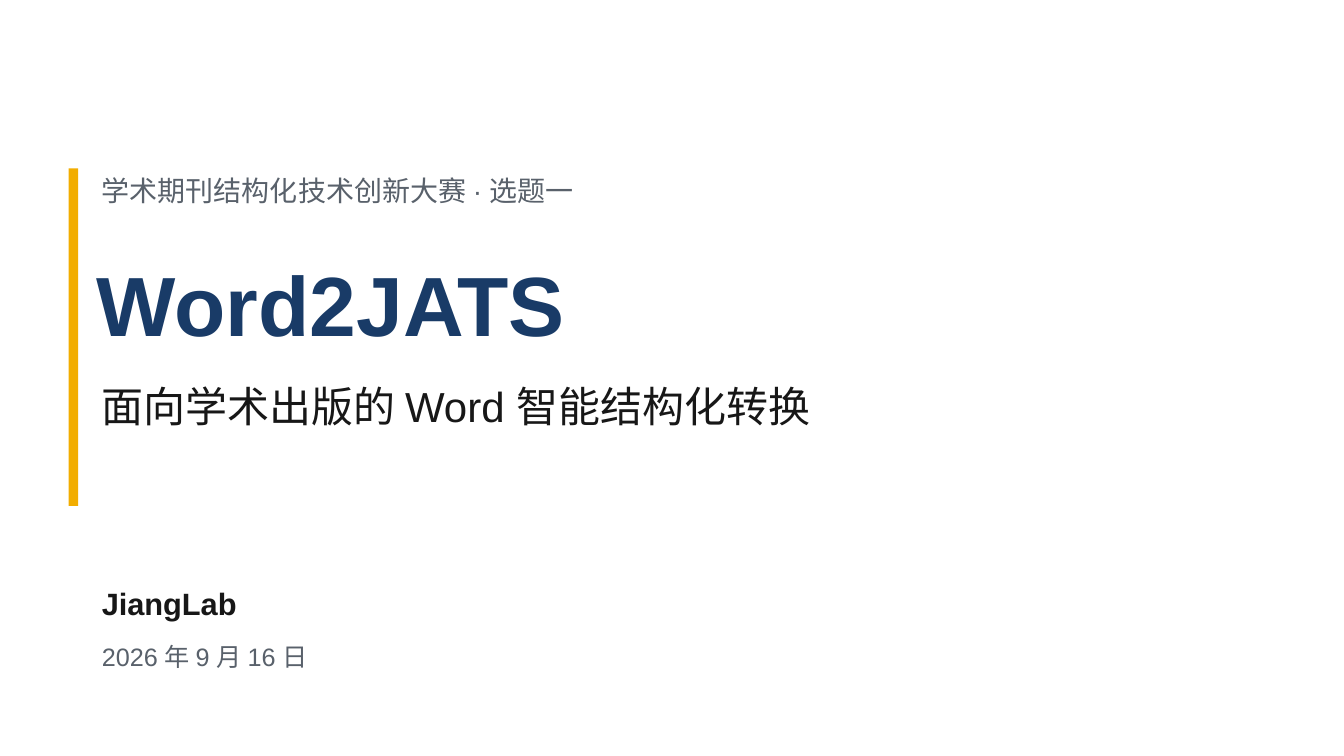
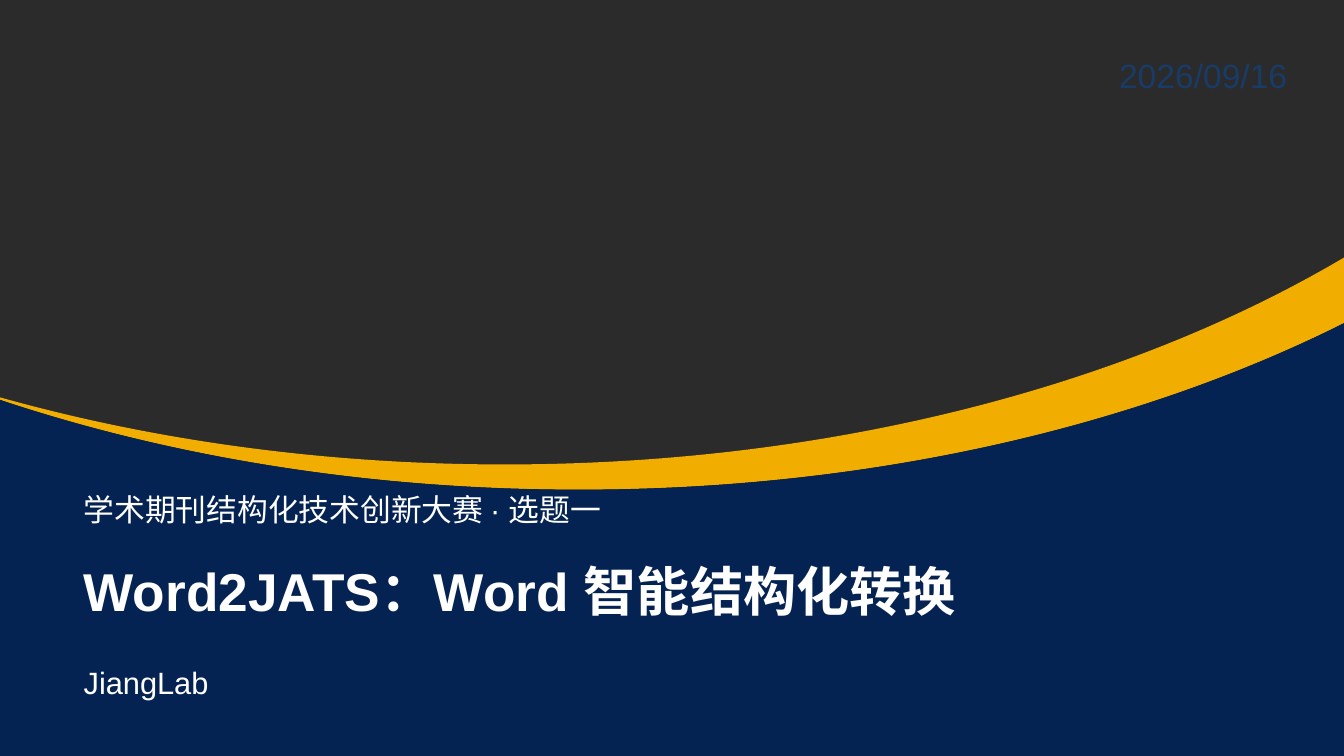
Before and after one commit to Deng-GuiFeng/Word2JATS, a slide deck: slide 1 of 决赛提交/JiangLab-决赛答辩.pptx. Drawn at 1344x756 pixels with LibreOffice and Linux fonts; fonts in the diff are those of the drawing; background and template pictures are left out; a plain dark background stands for a picture behind light text. Boxes give left, top, right and bottom in pixels: in the first picture for what was removed or moved away, otherwise in the second. Text is boxed around its words. In the diff, an @@ line names an element or a change of style, - is before the commit and + after.

Commit message:
fix: restore competition slide template and align finals presentation with original brief

```diff
--- a/决赛提交/JiangLab-决赛答辩.pptx
+++ b/决赛提交/JiangLab-决赛答辩.pptx
@@ background #FFFFFF to picture (left out) @@
@@ text added at [915, 55, 1288, 106], 24 pt, text #193B67 @@
+2026/09/16
@@ rectangle removed at [69, 168, 79, 506] @@
@@ freeform shape added at [0, 258, 1344, 490], fill #F1AD00 @@
@@ text removed at [97, 275, 565, 337] @@
-Word2JATS
@@ freeform shape added at [0, 324, 1344, 756], fill #012357 at 90% opacity @@
@@ text "学术期刊结构化技术创新大赛 · 选题一": place and size @@
-text "学术期刊结构化技术创新大赛 · 选题一" at [102, 177, 574, 203]
+text "学术期刊结构化技术创新大赛 · 选题一" at [84, 489, 601, 524]
@@ text "学术期刊结构化技术创新大赛 · 选题一" at [84, 489, 601, 524]: size 20 to 22 pt, text colour #59616B to #FFFFFF; line spacing 23.6pt to 25.9pt @@
@@ text at [84, 565, 957, 616]: text changed; size 30 to 38 pt; text colour #171717 to #FFFFFF; bold on @@
-面向学术出版的 Word 智能结构化转换
+Word2JATS：Word 智能结构化转换
@@ text removed at [102, 645, 308, 668] @@
-2026 年 9 月 16 日
@@ text "JiangLab": place and size @@
-text "JiangLab" at [102, 592, 237, 621]
+text "JiangLab" at [84, 671, 209, 700]
@@ text "JiangLab" at [84, 671, 209, 700]: text colour #171717 to #FFFFFF, bold off @@
```
Also in this commit, not shown: 11 other slides changed, 1 slide added, 4 other files.
